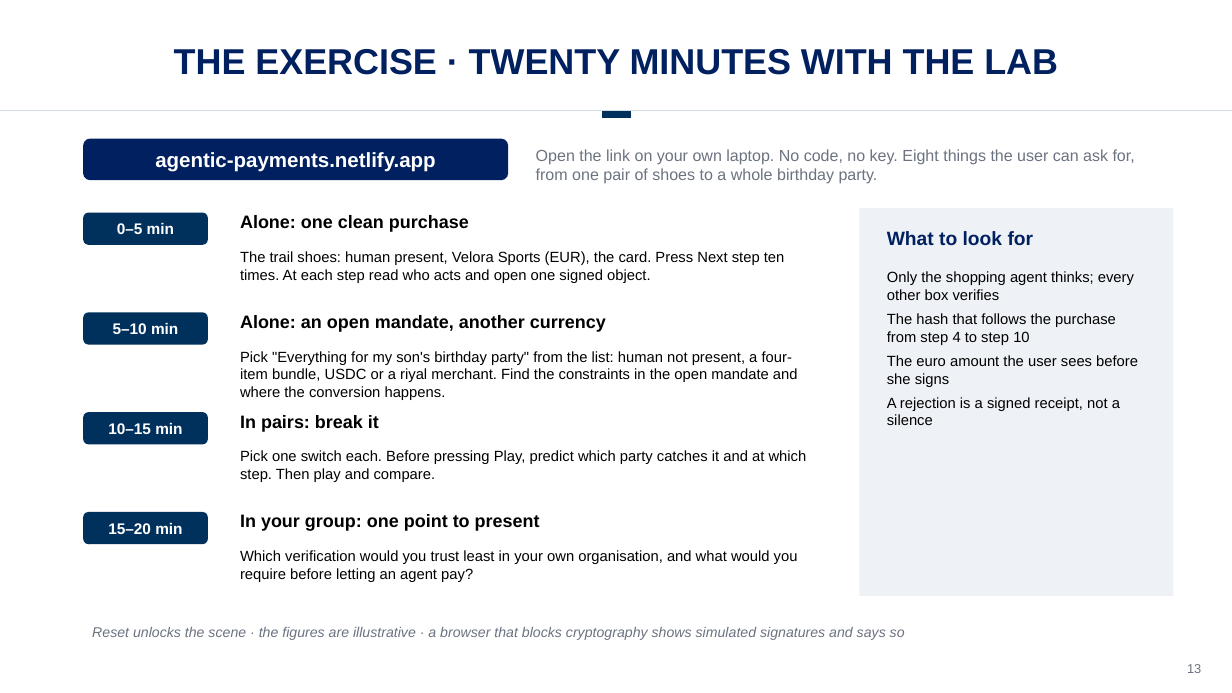
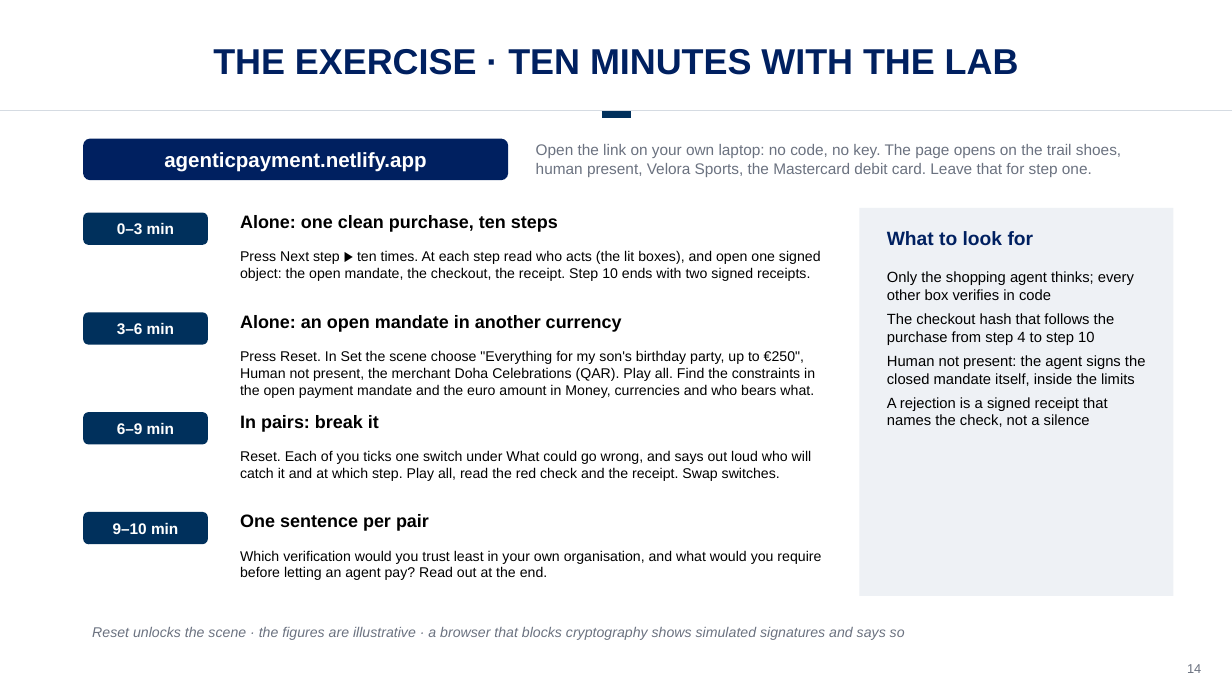
Before and after one commit to drestrepoa/Claudecode, a slide deck: slide 14 of slides/agentic-payments.pptx (slide 13 before the commit). Drawn at 1232x693 pixels with LibreOffice and Linux fonts; fonts in the diff are those of the drawing; background and template pictures are left out. Boxes give left, top, right and bottom in pixels: in the first picture for what was removed or moved away, otherwise in the second. Text is boxed around its words. In the diff, an @@ line names an element or a change of style, - is before the commit and + after.

```diff
--- a/slides/agentic-payments.pptx
+++ b/slides/agentic-payments.pptx
@@ text at (213,49,1019,75): text changed @@
-THE EXERCISE · TWENTY MINUTES WITH THE LAB
+THE EXERCISE · TEN MINUTES WITH THE LAB
@@ text at (536,144,1121,177): text changed; size 12.5 to 12 pt @@
-Open the link on your own laptop. No code, no key. Eight things the user can ask for, from one pair of shoes to a whole birthday party.
+Open the link on your own laptop: no code, no key. The page opens on the trail shoes, human present, Velora Sports, the Mastercard debit card. Leave that for step one.
@@ text in rounded rectangle at (164,152,426,172): text changed @@
-agentic-payments.netlify.app
+agenticpayment.netlify.app
@@ text in rounded rectangle at (117,223,174,234): text changed @@
-0–5 min
+0–3 min
@@ text at (240,215,558,232): text changed @@
-Alone: one clean purchase
+Alone: one clean purchase, ten steps
@@ text at (240,250,821,281): text changed; size 11.5 to 11 pt @@
-The trail shoes: human present, Velora Sports (EUR), the card. Press Next step ten times. At each step read who acts and open one signed object.
+Press Next step ▶ ten times. At each step read who acts (the lit boxes), and open one signed object: the open mandate, the checkout, the receipt. Step 10 ends with two signed receipts.
@@ text at (887,271,1146,427): text changed @@
-Only the shopping agent thinks; every other box verifies
-The hash that follows the purchase from step 4 to step 10
-The euro amount the user sees before she signs
-A rejection is a signed receipt, not a silence
+Only the shopping agent thinks; every other box verifies in code
+The checkout hash that follows the purchase from step 4 to step 10
+Human not present: the agent signs the closed mandate itself, inside the limits
+A rejection is a signed receipt that names the check, not a silence
@@ text in rounded rectangle at (117,323,174,334): text changed @@
-5–10 min
+3–6 min
@@ text at (240,315,622,332): text changed @@
-Alone: an open mandate, another currency
+Alone: an open mandate in another currency
@@ text at (240,350,815,398): text changed; size 11.5 to 11 pt @@
-Pick "Everything for my son's birthday party" from the list: human not present, a four-item bundle, USDC or a riyal merchant. Find the constraints in the open mandate and where the conversion happens.
+Press Reset. In Set the scene choose "Everything for my son's birthday party, up to €250", Human not present, the merchant Doha Celebrations (QAR). Play all. Find the constraints in the open payment mandate and the euro amount in Money, currencies and who bears what.
@@ text in rounded rectangle at (117,423,174,434): text changed @@
-10–15 min
+6–9 min
@@ text at (240,450,812,481): text changed; size 11.5 to 11 pt @@
-Pick one switch each. Before pressing Play, predict which party catches it and at which step. Then play and compare.
+Reset. Each of you ticks one switch under What could go wrong, and says out loud who will catch it and at which step. Play all, read the red check and the receipt. Swap switches.
@@ text in rounded rectangle at (113,523,178,534): text changed @@
-15–20 min
+9–10 min
@@ text at (240,514,429,531): text changed @@
-In your group: one point to present
+One sentence per pair
@@ text at (240,550,821,580): text changed; size 11.5 to 11 pt @@
-Which verification would you trust least in your own organisation, and what would you require before letting an agent pay?
+Which verification would you trust least in your own organisation, and what would you require before letting an agent pay? Read out at the end.
@@ text at (1187,664,1201,673): text changed @@
-13
+14
```
Also in this commit, not shown: 13 other slides changed, 1 slide added, 6 other files.
